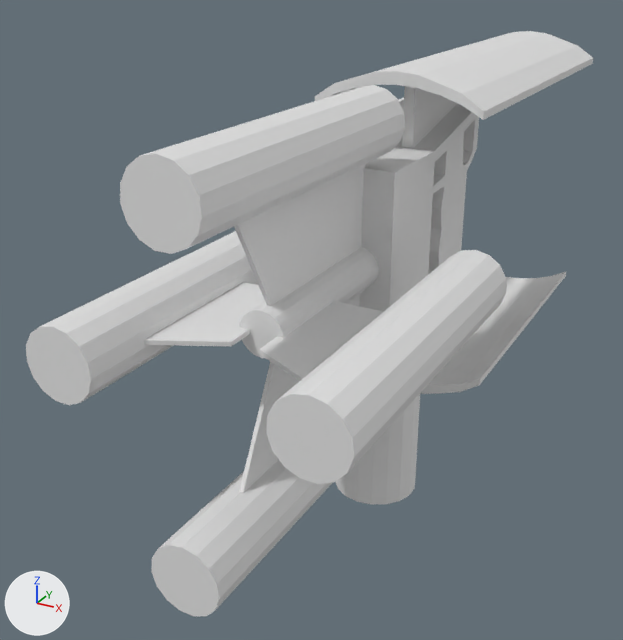
The Blender file Assets/BrainStorm/Generic/Models/gun1.blend, before and after one commit.
Rendered twice from a 50 mm lens placed at (4.78, -10.41, 8.42), pointed at (-1.46, 0.94, 2.75). Every picture has the same lights, and +X, +Y and +Z are marked at lower left.
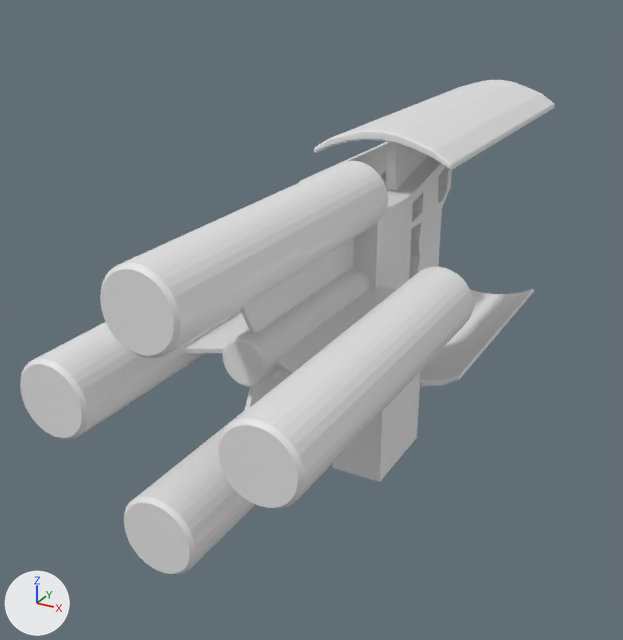
Changed parts and their boxes [x1, y1, x2, y2] in the pictures (623 x 640 px):
'top laser', added: after [100, 161, 388, 358]
'right laser', added: after [218, 267, 473, 509]
'Cylinder.001', deleted: before [120, 85, 405, 254]
'Cylinder.003', deleted: before [266, 250, 506, 484]
'Cube.002', moved, rescaled (13% narrower): before [315, 31, 593, 120]; after [314, 80, 555, 170]
'Cylinder.004', deleted: before [26, 231, 258, 405]
'Cylinder.002', deleted: before [151, 460, 332, 616]
'left laser', added: after [20, 309, 241, 440]
'Cube.001', moved, rescaled: before [359, 147, 435, 312]; after [353, 191, 413, 289]
'bottom laser', added: after [124, 411, 255, 575]
'Cube', moved, rescaled: before [395, 104, 479, 275]; after [381, 156, 452, 279]
'central laser', added: after [223, 267, 370, 387]
'Cube.000', deleted: before [420, 272, 566, 394]
'Cylinder', deleted: before [240, 247, 379, 358]
'Cylinder.005', deleted: before [336, 394, 420, 504]
'Cube.007', deleted: before [259, 301, 383, 381]
'ammo chamber', added: after [333, 371, 421, 482]
'bottom guard', added: after [420, 289, 534, 387]
'Cube.008', deleted: before [144, 282, 265, 346]
'top laser connect', added: after [240, 238, 354, 333]
'Cube.003', moved, rescaled: before [402, 86, 459, 148]; after [386, 142, 428, 191]
'Cube.006', deleted: before [239, 294, 360, 493]
'left laser connct', added: after [183, 312, 248, 353]
'Cube.004', moved, rescaled: before [398, 98, 404, 112]; after [299, 142, 387, 182]
'bottom laser connect', added: after [244, 368, 290, 412]
'Cube.005', unchanged, covered by the edit: before [234, 164, 366, 306]; after [276, 286, 397, 375]

Diff of the bpy script that builds the scene:
```diff
--- a/Assets/BrainStorm/Generic/Models/gun1.blend.py
+++ b/Assets/BrainStorm/Generic/Models/gun1.blend.py
@@ me_cube_003 @@
+me_cube_003.from_pydata([(-1.0, -0.82, -1.2), (-1.0, 1.76, -1.2), (-0.94, 1.76, -1.2), (-0.94, -0.82, -1.2), (-1.0, -1.56, 0.14), (-1.0, 1.76, 0.14), (-0.94, 1.76, 0.14), (-0.94, -1.56, 0.14)], [], [(4, 5, 1, 0), (5, 6, 2, 1), (6, 7, 3, 2), (7, 4, 0, 3), (0, 1, 2, 3), (7, 6, 5, 4)])
@@ ob_cube_001 @@
 ob_cube_001 = bpy.data.objects.new('Cube.001', me_cube)
-ob_cube_001.location = (-0.3, 1.13, 4.04)
-ob_cube_001.scale = (0.444, 0.759, 0.759)
+ob_cube_001.location = (-0.3, 0.67, 3.78)
+ob_cube_001.scale = (0.363, 0.622, 0.622)
@@ ob_cylinder_005 @@
-ob_cylinder_005 = bpy.data.objects.new('Cylinder.005', me_cylinder_005)
@@ ob_cube_003 @@
 ob_cube_003 = bpy.data.objects.new('Cube.003', me_cube_012)
-ob_cube_003.location = (0.6, 2.92, 5.81)
+ob_cube_003.location = (0.43, 2.14, 5.22)
+ob_cube_003.scale = (0.819, 0.819, 0.819)
@@ ob_cube @@
 ob_cube = bpy.data.objects.new('Cube', me_cube_011)
-ob_cube.location = (-0.3, 2.73, 4.08)
+ob_cube.location = (-0.31, 1.99, 3.81)
 ob_cube.rotation_euler = (-1.571, 0.0, 0.0)  # degrees (-90, 0, 0)
-ob_cube.scale = (0.444, 0.759, 0.759)
+ob_cube.scale = (0.363, 0.622, 0.622)
@@ ob_cube_004 @@
 ob_cube_004 = bpy.data.objects.new('Cube.004', me_cube_010)
-ob_cube_004.location = (-1.26, 2.52, 3.84)
+ob_cube_004.location = (-1.09, 1.81, 3.61)
 ob_cube_004.rotation_euler = (1.571, 3.142, 0.0)  # degrees (90, 180, 0)
-ob_cube_004.scale = (0.959, 1.01, 1.22)
+ob_cube_004.scale = (0.785, 0.827, 0.997)
@@ ob_cube_000 @@
-ob_cube_000 = bpy.data.objects.new('Cube.000', me_cube_009)
@@ ob_cube_008 @@
-ob_cube_008 = bpy.data.objects.new('Cube.008', me_cube_008)
@@ ob_cube_007 @@
-ob_cube_007 = bpy.data.objects.new('Cube.007', me_cube_007)
@@ ob_cube_006 @@
-ob_cube_006 = bpy.data.objects.new('Cube.006', me_cube_006)
@@ ob_cylinder_004 @@
-ob_cylinder_004 = bpy.data.objects.new('Cylinder.004', me_cylinder_004)
@@ ob_cylinder_003 @@
-ob_cylinder_003 = bpy.data.objects.new('Cylinder.003', me_cylinder_003)
@@ ob_cylinder_002 @@
-ob_cylinder_002 = bpy.data.objects.new('Cylinder.002', me_cylinder_002)
@@ ob_cylinder_001 @@
-ob_cylinder_001 = bpy.data.objects.new('Cylinder.001', me_cylinder_001)
@@ ob_cube_002 @@
 ob_cube_002 = bpy.data.objects.new('Cube.002', me_cube_002)
-ob_cube_002.location = (-0.28, 2.52, 5.64)
+ob_cube_002.location = (-0.28, 1.81, 5.08)
 ob_cube_002.rotation_euler = (1.571, -1.571, 0.0)  # degrees (90, -90, 0)
-ob_cube_002.scale = (0.959, 0.746, 1.22)
+ob_cube_002.scale = (0.785, 0.611, 0.997)
@@ ob_cylinder @@
-ob_cylinder = bpy.data.objects.new('Cylinder', me_cylinder)
@@ ob_top_laser_connect @@
+ob_top_laser_connect = bpy.data.objects.new('top laser connect', me_cube_005)
+ob_top_laser_connect.location = (0.64, -1.54, 5.03)
+ob_top_laser_connect.scale = (1.0, 1.0, 1.0)
@@ ob_bottom_guard @@
+ob_bottom_guard = bpy.data.objects.new('bottom guard', me_cube_009_1)  # 36 vertices, 34 faces; spans x 0.54..1.13, y -1.78..1.78, z -4.27..0.24; modifiers BEVEL
+ob_bottom_guard.location = (-0.28, 2.14, 2.28)
+ob_bottom_guard.rotation_euler = (1.571, 1.571, 0.0)  # degrees (90, 90, 0)
+ob_bottom_guard.scale = (0.785, 0.611, 0.997)
@@ ob_bottom_laser_connect @@
+ob_bottom_laser_connect = bpy.data.objects.new('bottom laser connect', me_cube_003)
+ob_bottom_laser_connect.location = (-1.31, -1.54, 2.68)
+ob_bottom_laser_connect.rotation_euler = (0.0, 3.142, 0.0)  # degrees (0, 180, 0)
+ob_bottom_laser_connect.scale = (1.0, 1.0, 1.0)
@@ ob_left_laser_connct @@
+ob_left_laser_connct = bpy.data.objects.new('left laser connct', me_cube_005.copy())  # the mesh of ob_cube_005
+ob_left_laser_connct.location = (-1.51, -1.54, 4.82)
+ob_left_laser_connct.rotation_euler = (0.0, 4.712, 0.0)  # degrees (0, 270, 0)
+ob_left_laser_connct.scale = (1.0, 1.0, 1.0)
@@ ob_ammo_chamber @@
+ob_ammo_chamber = bpy.data.objects.new('ammo chamber', me_cube_015)  # 20 vertices, 18 faces; spans x -1.1..1.1, y -1.1..1.1, z -1.0..1.19
+ob_ammo_chamber.location = (-0.3, 1.11, 1.48)
+ob_ammo_chamber.scale = (0.425, 0.775, 1.0)
@@ ob_right_laser @@
+ob_right_laser = bpy.data.objects.new('right laser', me_cylinder_007)  # 192 vertices, 194 faces; spans x -0.99..0.99, y -0.99..0.99, z -8.81..1.0
+ob_right_laser.location = (0.99, -4.08, 3.86)
+ob_right_laser.rotation_euler = (1.571, 0.0, 0.0)  # degrees (90, 0, 0)
+ob_right_laser.scale = (0.489, 0.489, 0.489)
@@ ob_left_laser @@
+ob_left_laser = bpy.data.objects.new('left laser', me_cylinder_007.copy())
+ob_left_laser.location = (-1.65, -4.08, 3.86)
+ob_left_laser.rotation_euler = (1.571, 0.0, 0.0)  # degrees (90, 0, 0)
+ob_left_laser.scale = (0.489, 0.489, 0.489)
@@ ob_top_laser @@
+ob_top_laser = bpy.data.objects.new('top laser', me_cylinder_007.copy())
+ob_top_laser.location = (-0.33, -4.08, 5.17)
+ob_top_laser.rotation_euler = (1.571, 0.0, 0.0)  # degrees (90, 0, 0)
+ob_top_laser.scale = (0.489, 0.489, 0.489)
@@ ob_bottom_laser @@
+ob_bottom_laser = bpy.data.objects.new('bottom laser', me_cylinder_007.copy())
+ob_bottom_laser.location = (-0.33, -4.08, 2.53)
+ob_bottom_laser.rotation_euler = (1.571, 0.0, 0.0)  # degrees (90, 0, 0)
+ob_bottom_laser.scale = (0.489, 0.489, 0.489)
@@ ob_central_laser @@
+ob_central_laser = bpy.data.objects.new('central laser', me_cylinder_011)  # 180 vertices, 182 faces; spans x -0.31..0.31, y -0.31..0.31, z -1.5..1.5
+ob_central_laser.location = (-0.33, -1.28, 3.85)
+ob_central_laser.rotation_euler = (1.571, 0.0, 0.0)  # degrees (90, 0, 0)
```
